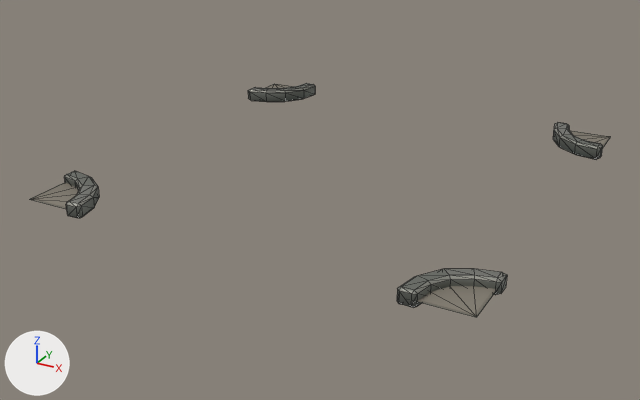
The glTF model frontend/public/assets/models/sidewalk/cross.glb as it was, and as the next commit left it.
Camera for both pictures: a 50 mm camera at (14.1, -27.6, 12.1) aimed at (-0.6, -0.9, -1.2). Lighting does not change. The marker at lower left points along +X, +Y and +Z. Mesh edges are drawn as thin lines. Where no turn or scale is listed for an object, it has been applied to the vertices.

Objects in the first picture: 'road_section_cross', 'road_section_cross_sidewalk'.
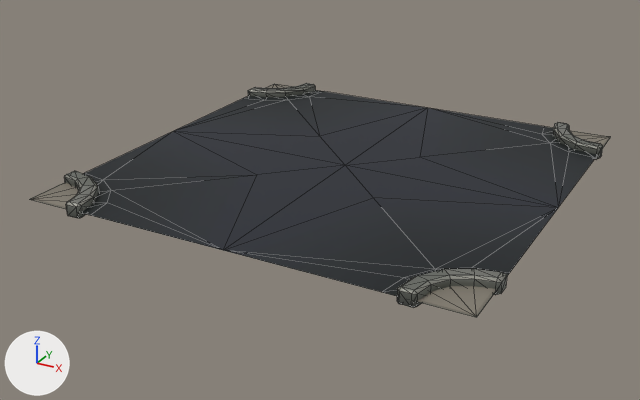
What differs and where, as boxes [x1, y1, x2, y2] in the pictures (640 x 400 px):
```json
{"object": "road_section_cross.001", "change": "added", "after": [80, 90, 598, 296], "on screen": "black"}
```

Edits to the scene script, one JSON object a line:
```json
{"op": "add", "block": "mat_city_mat_005", "code": ["mat_city_mat_005 = principled_material('city_mat.005')", "mat_city_mat_005.texture = img_city_tex", "mat_city_mat_005.metallic = 0.5", "mat_city_mat_005.roughness = 0.553"]}
{"op": "add", "block": "me_mesh_034", "code": ["me_mesh_034 = bpy.data.meshes.new('Mesh.034')", "me_mesh_034.from_pydata(...)  # 49 vertices, 64 faces; spans x -8.0..8.0, y -8.0..8.0, z 0.0", "me_mesh_034.materials.append(mat_city_mat_005)  # picture img_city_tex"]}
{"op": "add", "block": "ob_road_section_cross_001", "code": ["ob_road_section_cross_001 = bpy.data.objects.new('road_section_cross.001', me_mesh_034)", "ob_road_section_cross_001.location = (0.0, 0.0, 0.0)"]}
```
